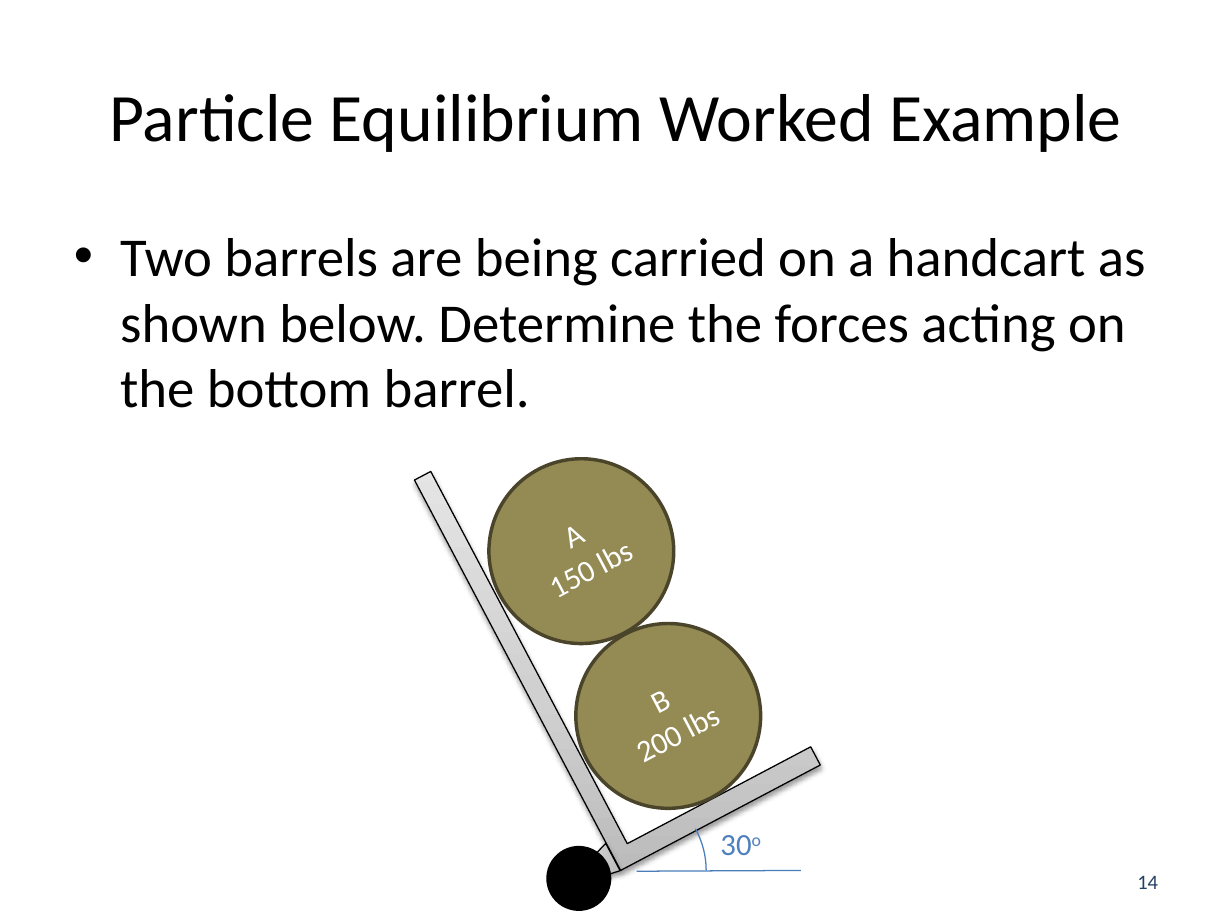
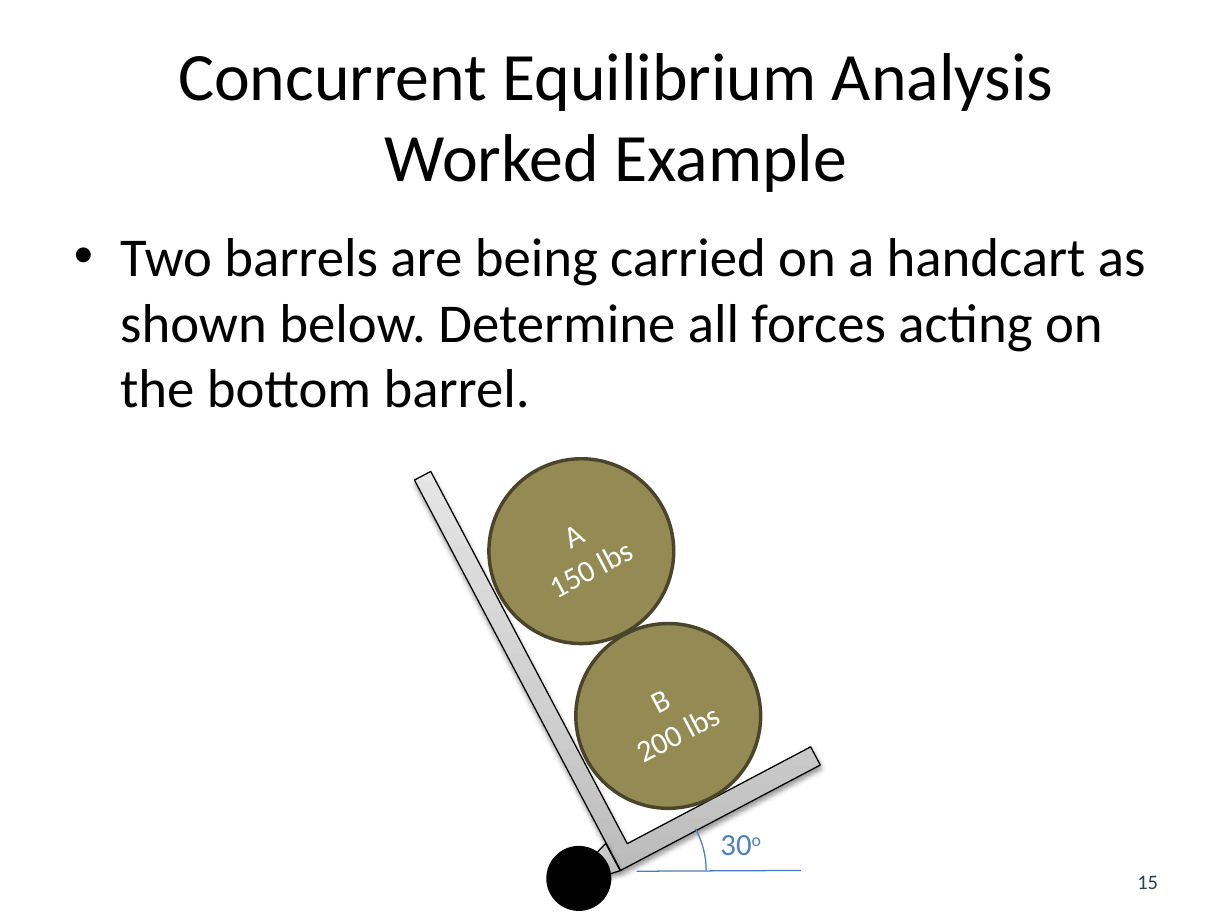
Before and after one commit to JacobMoore/mechanics_textbook, a slide deck: slide 15 of Lecture Slides/VideoLectureSlides/2.5.pptx (slide 14 before the commit). Drawn at 1232x924 pixels with LibreOffice and Linux fonts; fonts in the diff are those of the drawing. Boxes give left, top, right and bottom in pixels: in the first picture for what was removed or moved away, otherwise in the second. Text is boxed around its words. In the diff, an @@ line names an element or a change of style, - is before the commit and + after.

Commit message:
Added Worked Problems and error fixes

```diff
--- a/Lecture Slides/VideoLectureSlides/2.5.pptx
+++ b/Lecture Slides/VideoLectureSlides/2.5.pptx
@@ title at box(178, 53, 1053, 192): text changed @@
-Particle Equilibrium Worked Example
+Concurrent Equilibrium Analysis Worked Example
@@ text at box(120, 238, 1146, 408): text changed @@
-• Two barrels are being carried on a handcart as shown below. Determine the forces acting on the bottom barrel.
+• Two barrels are being carried on a handcart as shown below. Determine all forces acting on the bottom barrel.
@@ page number at box(1137, 875, 1158, 889): text changed @@
-14
+15
```
Also in this commit, not shown: 6 other slides changed, 1 slide added, 37 other files.
